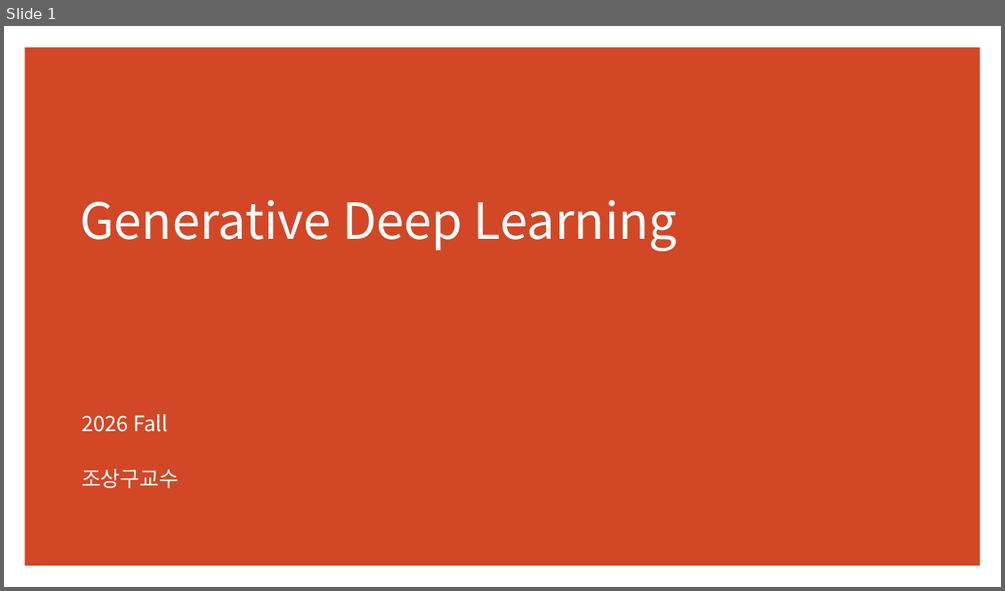
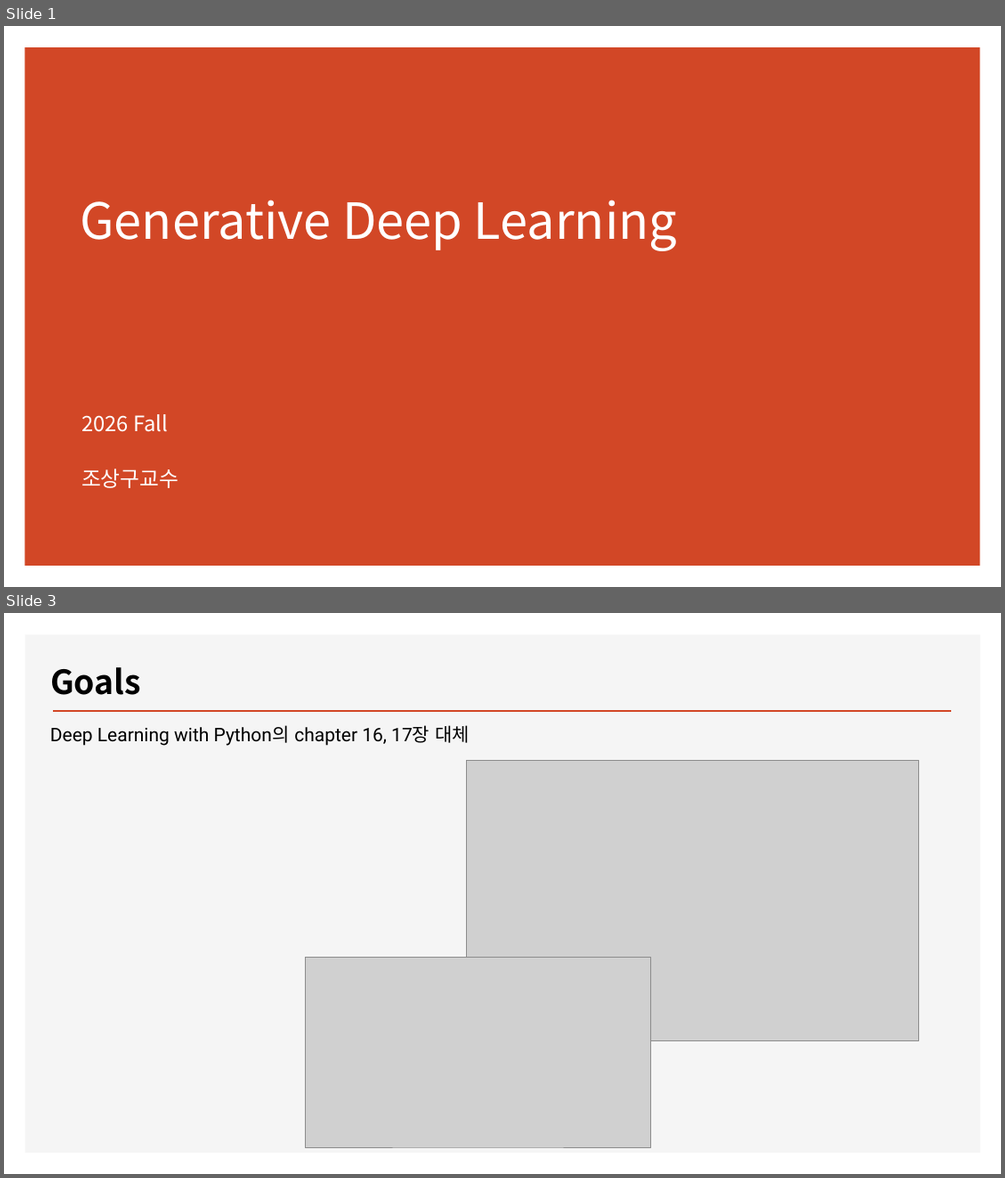
Before and after one commit to ancestor9/2026_Fall_Deep-Learning-with-Python, a slide deck: Chapter 11_Generative Deep Learning.pptx. Shown one above the other, each under a label of ours: slide 1 before the commit, slides 1 and 3 after it; the slides between them are not shown. The pictures are 1005x591 and 1005x1178 pixels, drawn with LibreOffice and Linux fonts; fonts in the diff are those of the drawing; grey boxes stand for pictures; background and template pictures are left out. Boxes give left, top, right and bottom in pixels: in the first picture for what was removed or moved away, otherwise in the second. Text is boxed around its words. In the diff, an @@ line names an element or a change of style, - is before the commit and + after.

```diff
--- a/Chapter 11_Generative Deep Learning.pptx
+++ b/Chapter 11_Generative Deep Learning.pptx
@@ slide 3 added at (x1=4, y1=613, x2=1001, y2=1174), background #FFFFFF @@
@@ rectangle added at (x1=25, y1=634, x2=980, y2=1153), fill #F5F5F5 @@
@@ text added at (x1=50, y1=667, x2=141, y2=695), 32 pt, text #000000, bold @@
+Goals
@@ line added from (53, 711) to (952, 711), #D24726 2 pt @@
@@ text added at (x1=50, y1=725, x2=469, y2=746), 18 pt, text #000000 @@
+Deep Learning with Python의 chapter 16, 17장 대체
@@ picture added at (x1=466, y1=761, x2=919, y2=1040) @@
@@ picture added at (x1=306, y1=957, x2=650, y2=1147) @@
```
Also in this commit, not shown: 1 slide changed.
